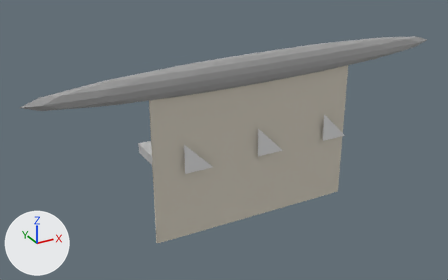
The FBX model steamvr-addon/models/blockbuster_shelf.fbx: old version first, new version second.
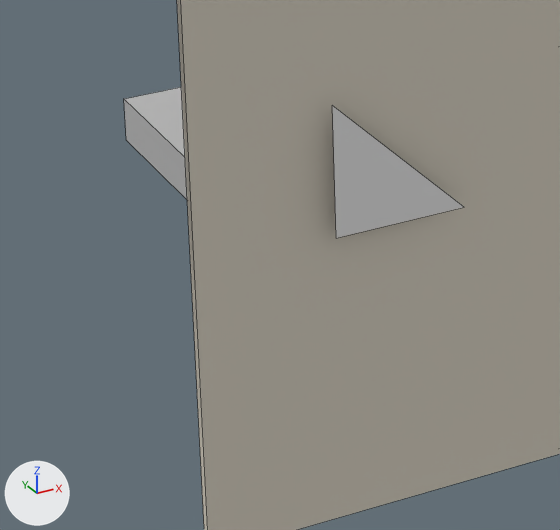
The first picture shows the older version from a 50 mm camera at (-3.0, -5.11, 2.59) aimed at (-0.19, 0.0, 0.03). The close-ups show both versions on the part from 25% to 52% of the width and 43% to 85% of the height of that picture; other places that the commit changed are outside them. The lights are fixed; the arrows at lower left show +X, +Y and +Z. The close-ups show mesh edges as thin lines. Vertices at the same position are counted once.

The scene before the commit, as lines of its bpy script (objects in view):
```python
me_backing_mesh = bpy.data.meshes.new('Backing_mesh')
me_backing_mesh.from_pydata(...)  # a box spanning x -1.1..1.1, y -0.01..0.01, z -0.75..0.75
me_backing_mesh.materials.append(mat_backing_material)  # light grey #dad3c4
me_bracket_1_mesh = bpy.data.meshes.new('Bracket_1_mesh')
me_bracket_1_mesh.from_pydata(...)  # 3 vertices, 1 face; spans x 0.0..0.3, y 0.0, z 0.0..0.3
# before: 0 (0.0, 0.0, 0.0) at pixel (336, 238), 1 (0.3, 0.0, 0.0) at pixel (464, 207), 2 (0.0, 0.0, 0.3) at pixel (332, 105)
me_mainshelf_mesh = bpy.data.meshes.new('MainShelf_mesh')
me_mainshelf_mesh.from_pydata(...)  # a box spanning x -1.0..1.0, y -0.3..0.3, z -0.05..0.05
me_mainshelf_mesh.materials.append(mat_mainshelf_material)  # grey #bcbcbc
ob_backing = bpy.data.objects.new('Backing', me_backing_mesh)
ob_backing.location = (0.0, -0.31, 0.0)
ob_bracket_1 = bpy.data.objects.new('Bracket_1', me_bracket_1_mesh)
ob_bracket_1.location = (-0.8, -0.36, -0.05)
ob_mainshelf = bpy.data.objects.new('MainShelf', me_mainshelf_mesh)
ob_mainshelf.location = (0.0, 0.0, 0.0)
```
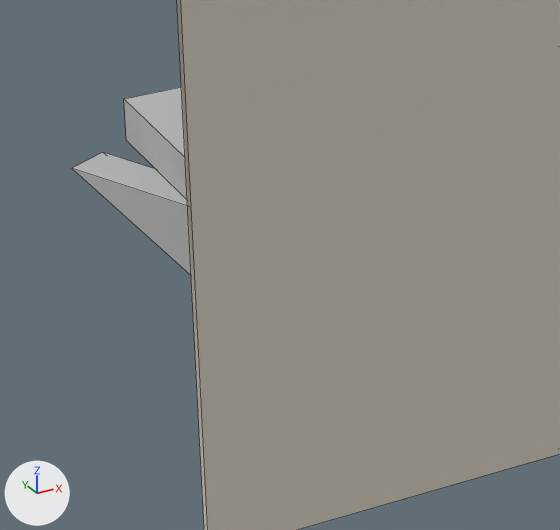
What differs and where, as boxes (x1, y1, x2, y2) in the close-ups (560 x 530 px):
'Bracket_1', reshaped, moved, turned: before (332, 106, 464, 238); after (72, 152, 191, 275)

What changed in the scene script:
```text
Add mat_bracket_1_material:
    mat_bracket_1_material = principled_material('Bracket_1_Material')
    mat_bracket_1_material.base_color = (0.5, 0.5, 0.5)  # grey #bcbcbc
Change me_bracket_1_mesh:
    where me_bracket_1_mesh.from_pydata(...)  # 3 vertices, 1 face; spans x 0.0..0.3, y 0.0, z 0.0..0.3
    used by ob_bracket_1; location = (-0.8, -0.36, -0.05)
    verts and faces of me_bracket_1_mesh; kept vertices keep their numbers, new ones are numbered from 3
    me_bracket_1_mesh part 1
    add delete_vertices([1, 2])  # with the faces that use them
    add verts[3] = (0.6, 0.0, 0.0)  # pixel (102, 152)
    add verts[4] = (0.0, 0.0, -0.3)
    add verts[5] = (0.0, 0.1, 0.0)
    add verts[6] = (0.6, 0.1, 0.0)  # pixel (71, 168)
    add verts[7] = (0.0, 0.1, -0.3)
    add faces += [(0, 4, 3), (5, 6, 7), (0, 5, 7, 4), (3, 4, 7, 6), (0, 3, 6, 5)]
    add me_bracket_1_mesh.materials.append(mat_bracket_1_material)  # grey #bcbcbc
Change ob_bracket_1:
    ob_bracket_1.location: (-0.8, -0.36, -0.05) -> (-0.8, -0.27, -0.05)
    ob_bracket_1.rotation_euler: (0.0, 0.0, 0.0) -> (0.0, 0.0, 2.035)  # degrees (0, 0, 0) -> degrees (0, 0, 117)
```
